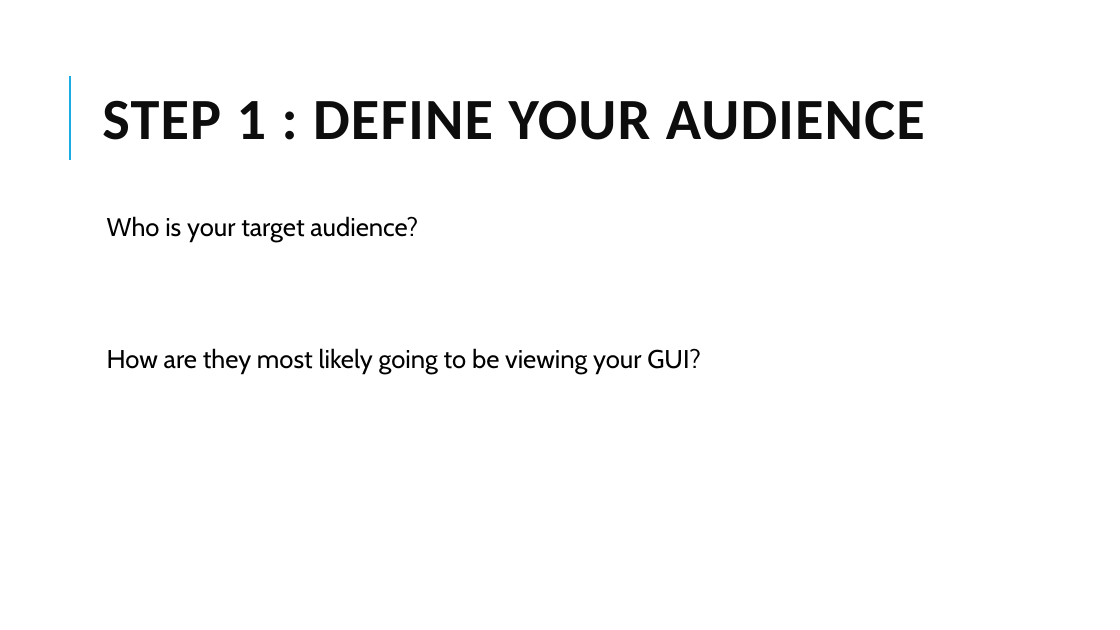
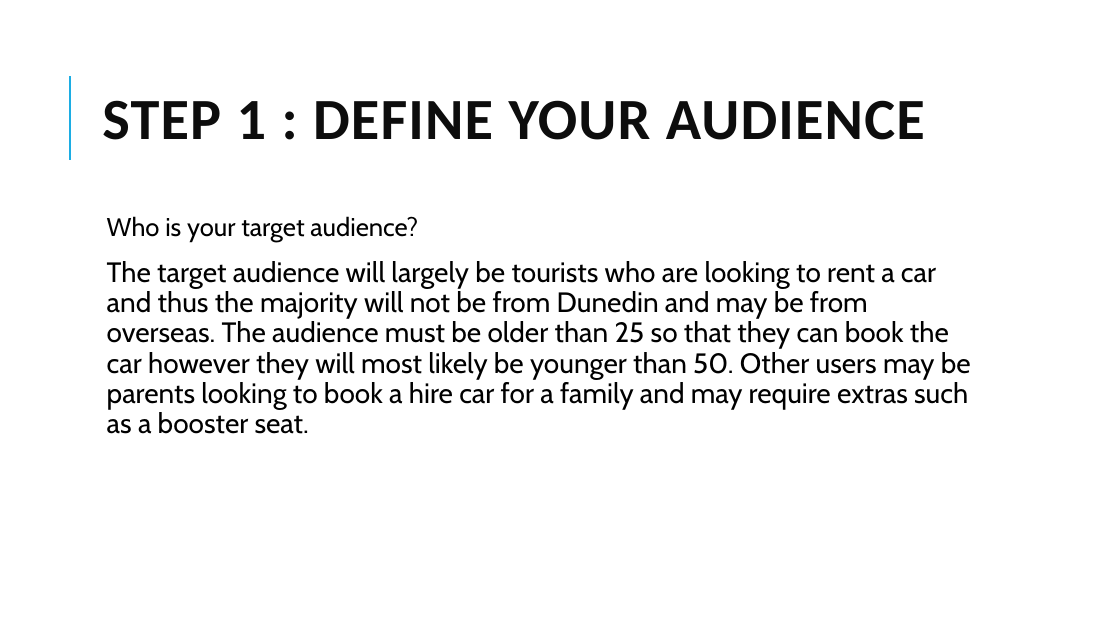
Before and after one commit to callumc20171/3.7-Assessment, a slide deck: slide 7 of 3.7 Assessment Resources 2020/3.7 3.8 portfolio.pptx (slide 4 before the commit). Drawn at 1120x630 pixels with LibreOffice and Linux fonts; fonts in the diff are those of the drawing. Boxes give left, top, right and bottom in pixels: in the first picture for what was removed or moved away, otherwise in the second. Text is boxed around its words. In the diff, an @@ line names an element or a change of style, - is before the commit and + after.

```diff
--- a/3.7 Assessment Resources 2020/3.7 3.8 portfolio.pptx
+++ b/3.7 Assessment Resources 2020/3.7 3.8 portfolio.pptx
@@ text at bbox=[107, 261, 971, 434]: text changed; size 22 to 24 pt @@
-  How are they most likely going to be viewing your GUI?
+  The target audience will largely be tourists who are looking to rent a car and thus the majority will not be from Dunedin and may be from overseas. The audience must be older than 25 so that they can book the car however they will most likely be younger than 50. Other users may be parents looking to book a hire car for a family and may require extras such as a booster seat.
```
Also in this commit, not shown: 1 other slide changed, 4 slides added, 11 other files.
